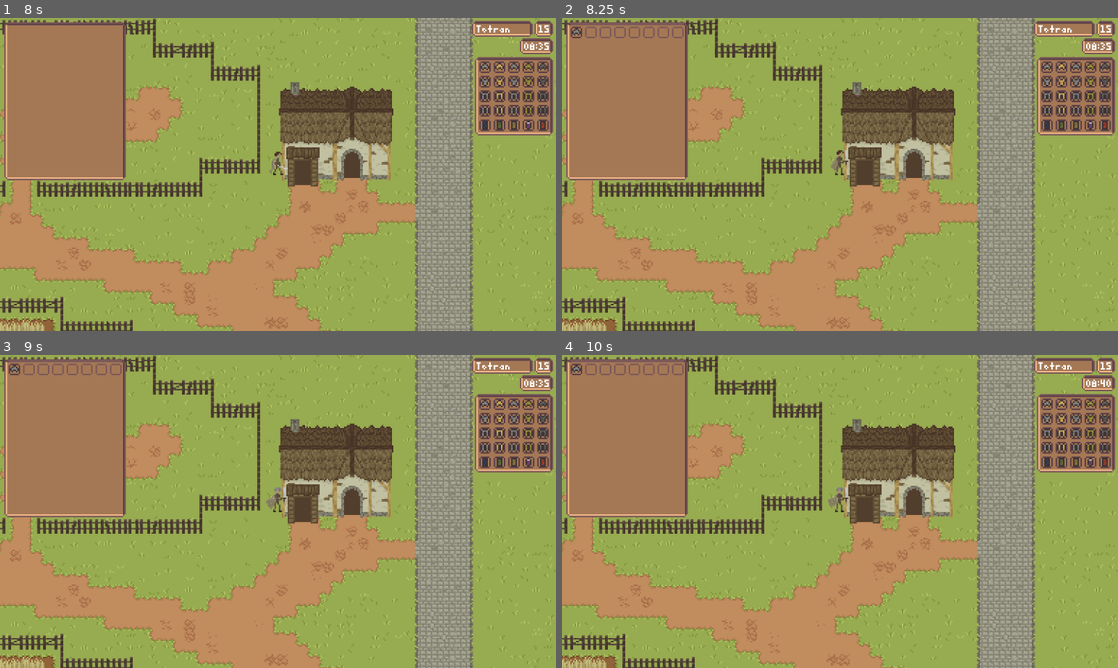
Above: before the commit, frames 1-4 (two rows, left to right).
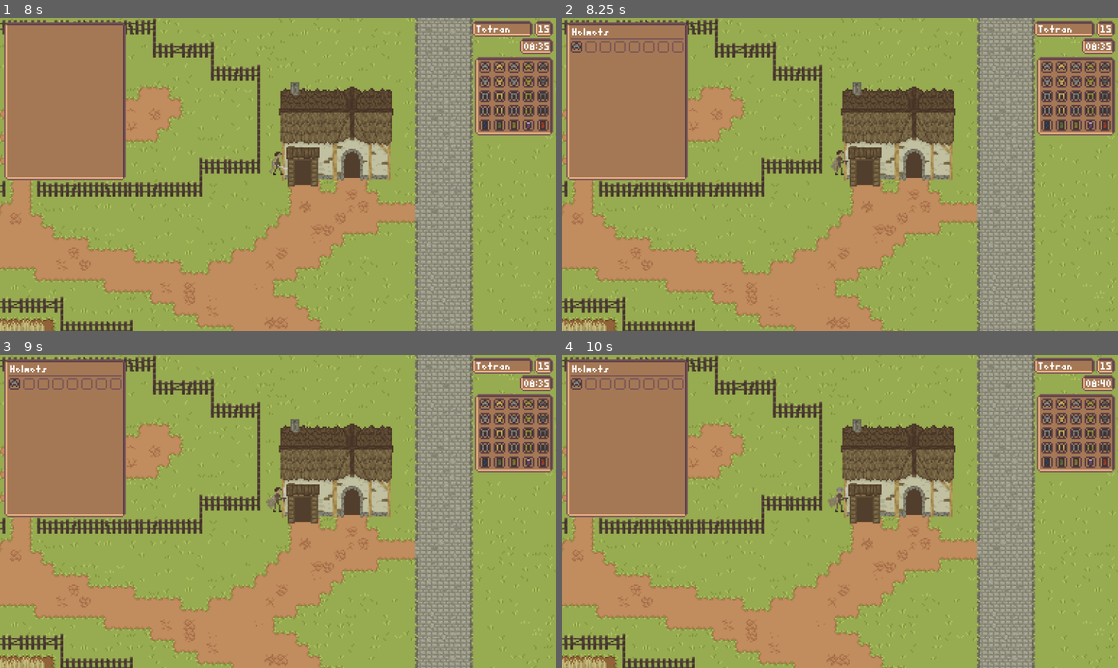
Above: after the commit, the same moments.

Repository: Fenwat/Angulo
Game: Godot game, scene res://Levels/Scenes/level_1.tscn
Two runs of this game, one before a commit and one after it. Both use one fixed random seed, a clock stepped at 60 frames per second and the inputs below.
Inputs (mouse positions are in pixels of both pictures, inside the frame that each line leads up to):
- Up to frame 1 (8 s): tap Enter at 0.5 s; hold Ctrl (sprint) 0.53-1.28 s; hold W (move_up) 0.53-2.03 s; tap Ctrl (sprint) every 1.5 s from 1.35 to 7.35 s; hold Ctrl (sprint) 2.03-2.78 s; hold A (move_left) 2.03-3.53 s; tap Space at 3.5 s; hold S (move_down) 3.53-4.28 s; hold Ctrl (sprint) 3.53-4.28 s; tap Escape (toggle_inventory) at 4.15 s; hold D (move_right) 4.28-5.03 s; hold W (move_up) 5.03-5.78 s; hold Ctrl (sprint) 5.03-5.78 s; hold D (move_right) from 5.78 s (still down); hold Ctrl (sprint) 6.53-7.28 s
- Up to frame 2 (8.25 s): release D (move_right) at 8 s; click (1045, 68) at 8.02 s
- Up to frame 3 (9 s): click (16, 370) at 8.77 s
- Up to frame 4 (10 s): click (578, 383) at 9.52 s

Frame 1 is identical in both runs. In frame 2, 0.7% of the frame differs, in the area x 1-22%, y 1-12%; in frame 3, 0.7%, in the area x 1-51%, y 1-44%; in frame 4, 0.7%.

Commit message:
Characters added to character sheet
-added a few characters to 'Dev_Characters\CharacterSheet.png'

Diff:
--- a/Assets/GUI/Inventory/Scripts/GuiInventory.gd
+++ b/Assets/GUI/Inventory/Scripts/GuiInventory.gd
@@ -29,18 +29,18 @@
 
 #----------------------------------------Gui-Sub-Inventories--------------------------------------
 
-func handle_new_item(_item):
+func handle_new_item(item):
+	print("----New item: ", item.item_name, "----")
 	populate_gui_inventory()
 	#debug_inventory_contents()
 
 func populate_gui_inventory():
 	if inventory.sub_inventories.size() == 0:
 		return
-
 	create_gui_sub_inventory_elements()
 
 func create_gui_sub_inventory_elements():
-	#add_gui_text()
+	add_gui_text()
 	for sub_inventory_element in inventory.sub_inventories:
 		var exists: bool = false
 
@@ -88,7 +88,7 @@
 	var inventory_children = gui_player_inventory.get_children()
 
 	for child in inventory_children:
-		#print(child.sub_inventory_y_position,"-", child.type)
+		print(child.sub_inventory_y_position,"-", child.type)
 		sub_inventory_heights += child.height
 
 	final_y_position = top_buffer + sub_inventory_heights
Not shown: 2 places in Assets/Characters/Player/Shaders/Materials/player_skin_material.tres that only renumber resources
Binary file changed: Assets/Characters/Player/Shaders/Skins/player_skin_map.png
Binary file changed: Assets/Development/Dev_Characters/CharacterSheet.png
